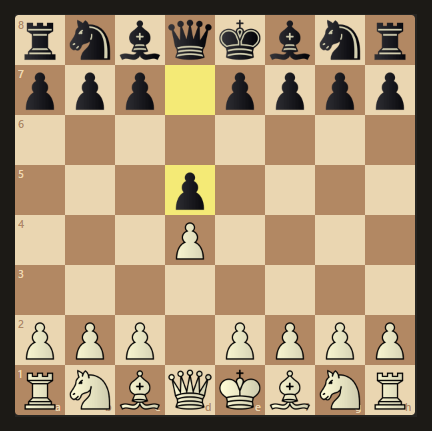
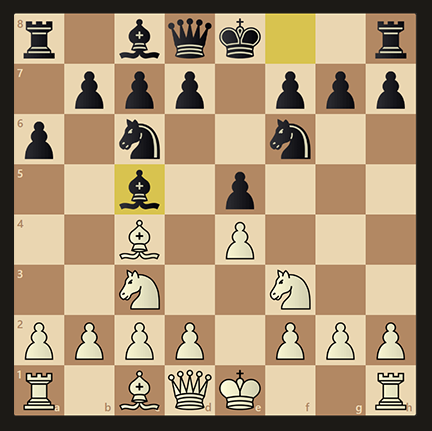
Comparing the layer stacks of the two 432×431 images. Changes:
removed layer "Layer 3" over [15, 14, 417, 417]
added layer "lopez5" above "lopez4" over [14, 13, 417, 416]
added layer "lopez4" above "lopez3" over [14, 13, 417, 416]
added layer "lopez3" above "lopez2" over [14, 13, 417, 416]
